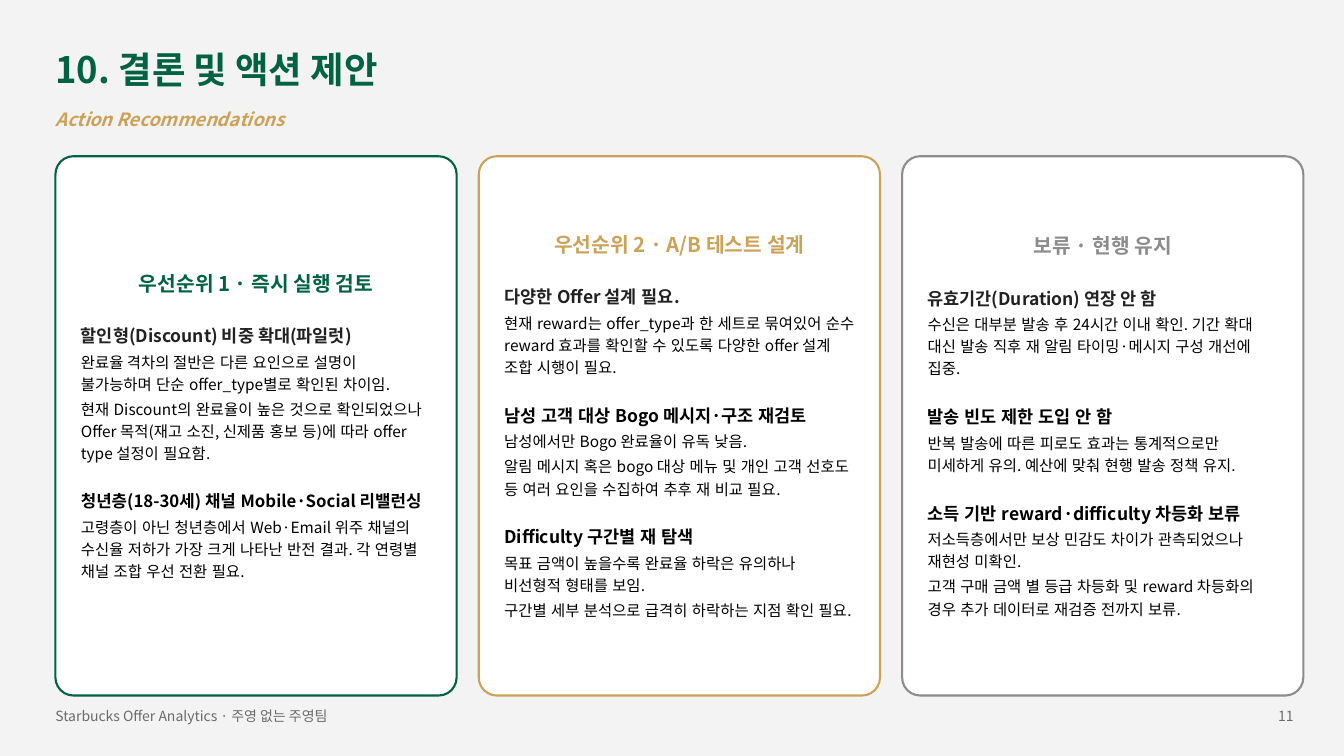
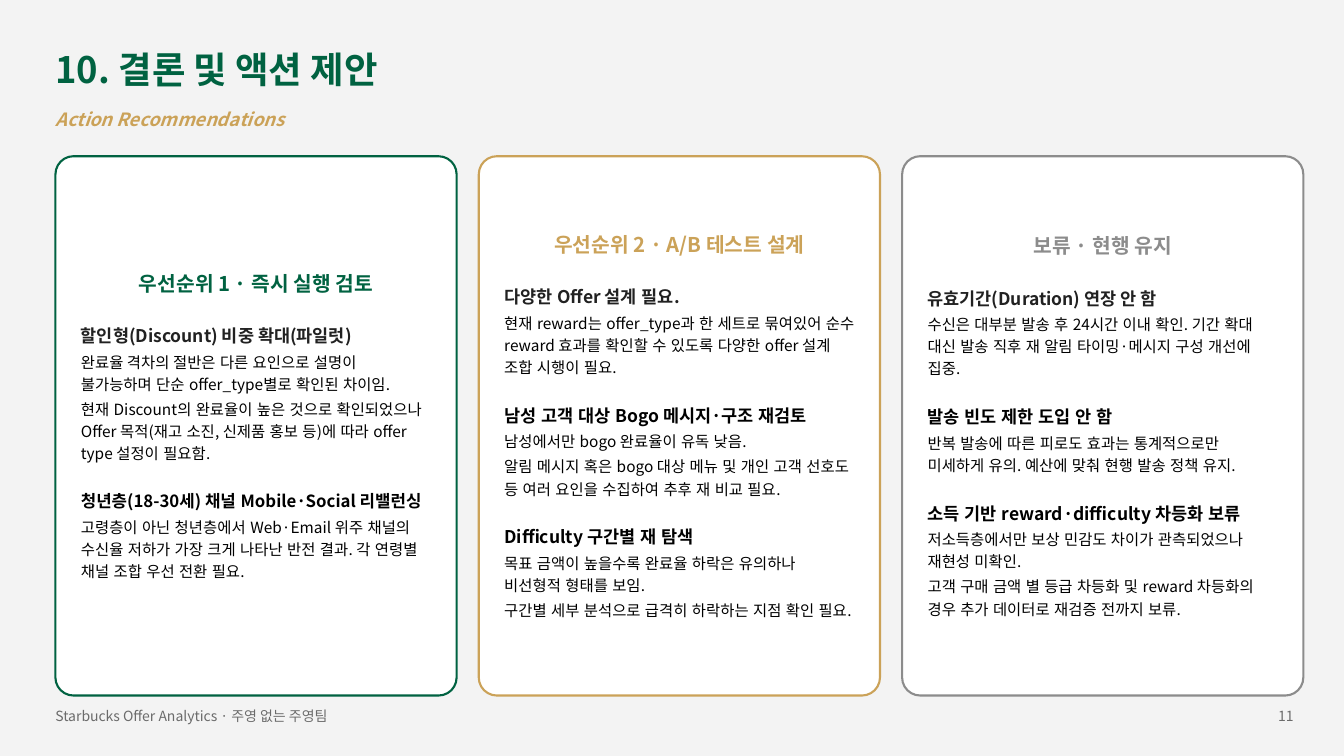
Before and after one commit to Sicheol-Pyo/ai-data-bootcamp, a slide deck: slide 11 of project_2/주영 없는 주영팀 Project2 발표자료.pptx. Drawn at 1344x756 pixels with LibreOffice and Linux fonts; fonts in the diff are those of the drawing. Boxes give left, top, right and bottom in pixels: in the first picture for what was removed or moved away, otherwise in the second. Text is boxed around its words. In the diff, an @@ line names an element or a change of style, - is before the commit and + after.

```diff
--- a/project_2/주영 없는 주영팀 Project2 발표자료.pptx
+++ b/project_2/주영 없는 주영팀 Project2 발표자료.pptx
@@ text in rounded rectangle at (504, 434, 747, 451): text changed @@
-남성에서만 Bogo 완료율이 유독 낮음.
+남성에서만 bogo 완료율이 유독 낮음.
```
Also in this commit, not shown: 2 other files.
